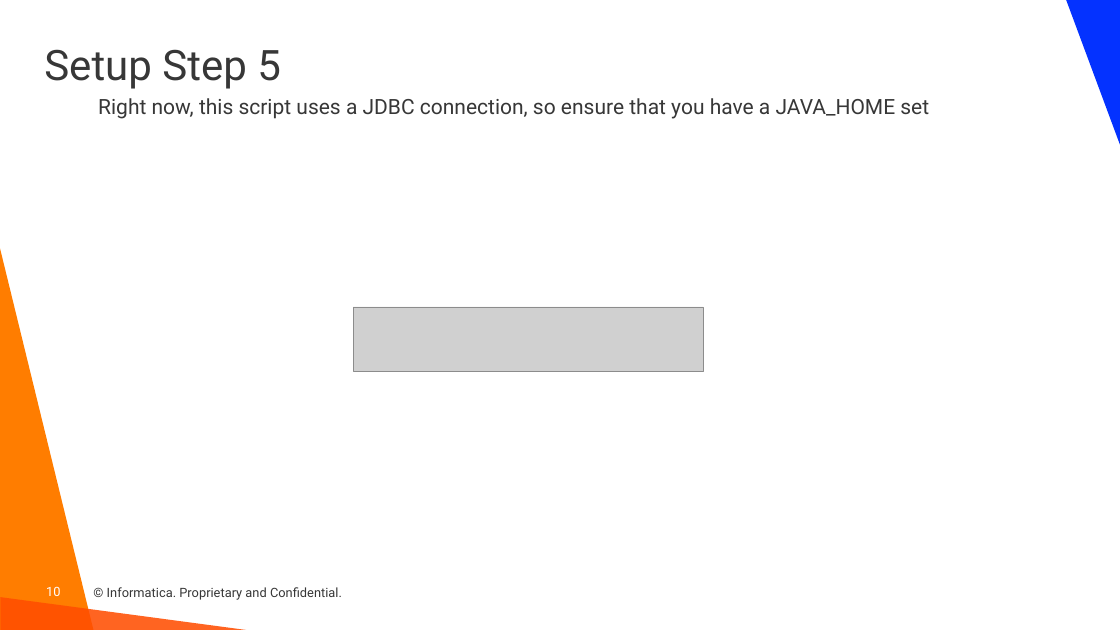
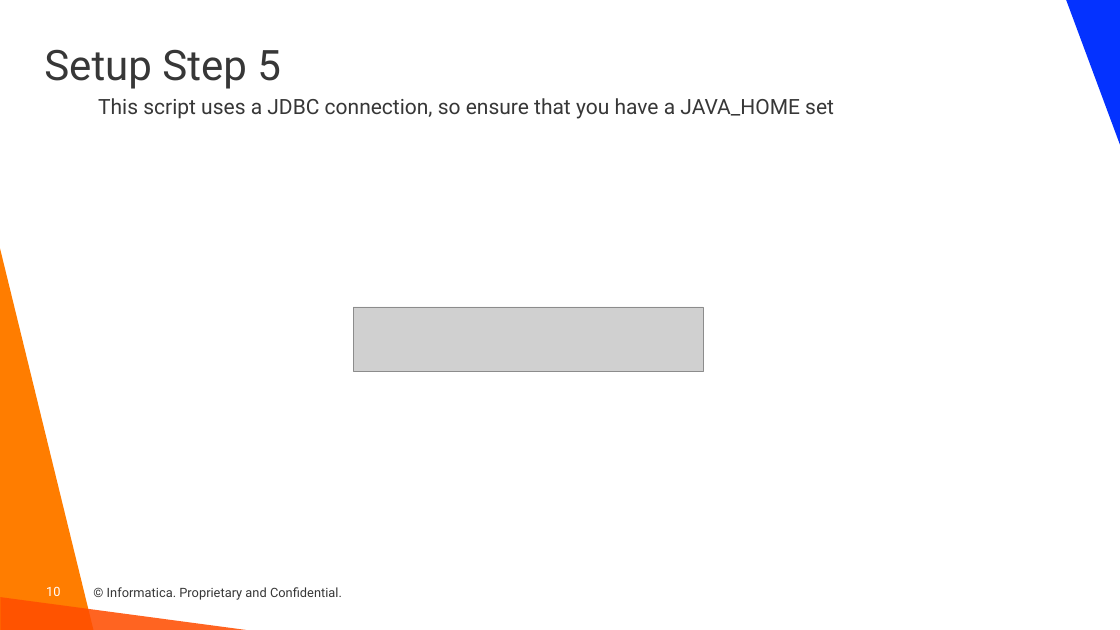
Before and after one commit to haystraw/Informatica_Databricks_Tag_Writer, a slide deck: slide 10 of CDGC Databricks Tag Writer.pptx. Drawn at 1120x630 pixels with LibreOffice and Linux fonts; fonts in the diff are those of the drawing; grey boxes stand for pictures; background and template pictures are left out. Boxes give left, top, right and bottom in pixels: in the first picture for what was removed or moved away, otherwise in the second. Text is boxed around its words. In the diff, an @@ line names an element or a change of style, - is before the commit and + after.

```diff
--- a/CDGC Databricks Tag Writer.pptx
+++ b/CDGC Databricks Tag Writer.pptx
@@ text at bbox=[98, 98, 834, 119]: text changed @@
-Right now, this script uses a JDBC connection, so ensure that you have a JAVA_HOME set
+This script uses a JDBC connection, so ensure that you have a JAVA_HOME set
```
Also in this commit, not shown: 5 other slides changed, 11 slides added, 7 other files.
